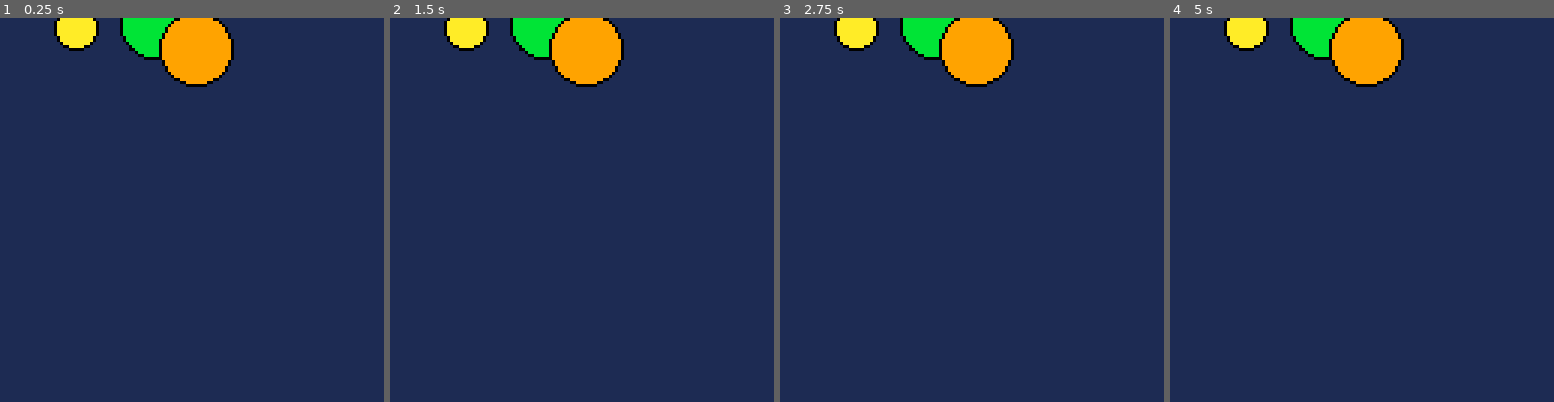
Above: before the commit, frames 1-4 (left to right).
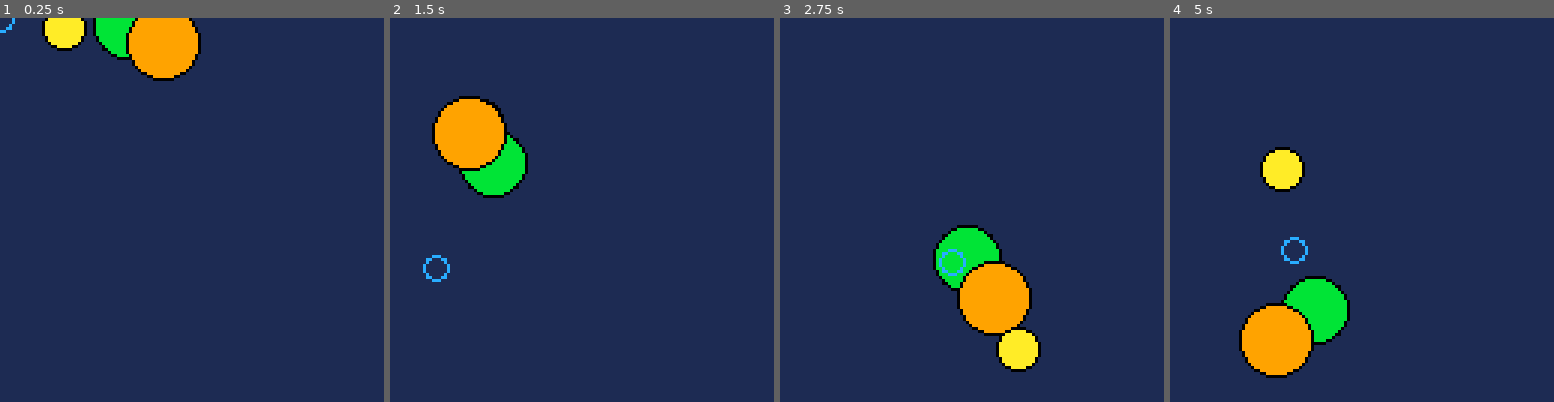
Above: after the commit, the same moments.

Repository: hiddenwaffle/pico8-sandbox
Game: PICO-8 cartridge nature-of-code/2-forces/2-6-gravitational-attraction.p8
Two runs of this game, one before a commit and one after it. Both use one fixed random seed, a clock stepped at 60 frames per second and the inputs below.
Inputs (mouse positions are in pixels of both pictures, inside the frame that each line leads up to):
- Up to frame 1 (0.25 s): no input
- Up to frame 2 (1.5 s): click (670, 121) at 0.67 s; click (436, 267) at 1.22 s
- Up to frame 3 (2.75 s): click (887, 114) at 1.77 s; click (952, 259) at 2.32 s
- Up to frame 4 (5 s): click (1404, 106) at 2.87 s; click (1465, 256) at 3.42 s; click (1231, 102) at 3.97 s; click (1292, 248) at 4.52 s

The runs differ from the first frame. In frame 1, 4.6% of the frame differs, in the area x 0-61%, y 0-18%; in frame 2, 9.5%; in frame 3, 11%; in frame 4, 11%, in the area x 14-61%, y 0-94%.

Commit message:
Add alternative angular source

Diff:
--- a/nature-of-code/2-forces/2-6-gravitational-attraction.p8
+++ b/nature-of-code/2-forces/2-6-gravitational-attraction.p8
@@ -16,12 +16,12 @@
 function _update60()
   mouse_x = stat(32)
   mouse_y = stat(33)
+  a:hover(mouse_x, mouse_y)
   for m in all(movers) do
     local force = a:attract(m)
-    -- m:apply_force(force)
-    -- m:update()
+    m:apply_force(force)
+    m:update()
     a:drag()
-    a:hover(mouse_x, mouse_y)
   end
 end
 
@@ -31,17 +31,34 @@
     a:display()
     m:display()
   end
+  circ(mouse_x, mouse_y, 4, 12)
 end
 
 -->8
 
 function make_attractor()
   return {
+    location = make_pvector(64, 64),
+    mass = 0.5, -- 20,
+    g = 0.02, --1,
+    drag_offset = make_pvector(0, 0),
     attract = function (self, m)
+      -- direction of the force
+      local force = pvector_sub(self.location, m.location)
+      local d_sq = force:mag_sq()
+      d_sq = mid(25, 625, d_sq) -- <-- possible to not need this?
+      force:normalize()
+      -- magnitude of the force
+      local strength = (self.g * self.mass * m.mass) / d_sq
+      -- put magnitude and direction together
+      force:mult(strength)
+      return force
     end,
     drag = function (self)
     end,
     hover = function (self, x, y)
+      self.location.x = x
+      self.location.y = y
     end,
     display = function (self)
     end
@@ -98,6 +115,10 @@
   return make_pvector(v.x / n, v.y / n)
 end
 
+function pvector_sub(a, b)
+  return make_pvector(a.x - b.x, a.y - b.y)
+end
+
 function make_pvector(x, y)
   return {
     x = x,
--- /dev/null
+++ b/nature-of-code/3-oscillation/3-1-anglular-motion-1.p8
@@ -0,0 +1,106 @@
+pico-8 cartridge // http://www.pico-8.com
+version 18
+__lua__
+
+-- this is very different from the video because
+-- p8 does not have a lot of the functions used
+
+function _init()
+  t = 0
+  camera(-64, -64)
+  local top_left      = make_pvector(-15, -12)
+  local top_right     = make_pvector( 15, -12)
+  local bottom_right  = make_pvector( 15,  12)
+  local bottom_left   = make_pvector(-15,  12)
+  poly = make_poly(top_left, top_right, bottom_right, bottom_left)
+end
+
+function _update60()
+  t += 0.01
+  if (t >= 1) t = 0
+  poly.rotation = t
+end
+
+function _draw()
+  cls(1)
+  poly:draw()
+end
+
+-->8
+
+function make_poly(v1, v2, v3, v4)
+  return {
+    vs = { v1, v2, v3, v4 },
+    rotation = 0,
+    draw = function (self) -- draw with rotation
+      for i = 1, #self.vs do
+        local current = self.vs[i]
+        local next
+        if i == 4 then
+          next = self.vs[1]
+        else
+          next = self.vs[i + 1]
+        end
+        local x1 = current.x * cos(self.rotation) - current.y * sin(self.rotation)
+        local y1 = current.x * sin(self.rotation) + current.y * cos(self.rotation)
+        local x2 = next.x * cos(self.rotation) - next.y * sin(self.rotation)
+        local y2 = next.x * sin(self.rotation) + next.y * cos(self.rotation)
+        line(x1, y1, x2, y2, 12)
+      end
+    end
+  }
+end
+
+-->8
+
+function pvector_div(v, n)
+  return make_pvector(v.x / n, v.y / n)
+end
+
+function pvector_sub(a, b)
+  return make_pvector(a.x - b.x, a.y - b.y)
+end
+
+function make_pvector(x, y)
+  return {
+    x = x,
+    y = y,
+    add = function (self, other)
+      self.x += other.x
+      self.y += other.y
+    end,
+    sub = function (self, other)
+      self.x -= other.x
+      self.y -= other.y
+    end,
+    mult = function (self, amt)
+      self.x *= amt
+      self.y *= amt
+    end,
+    mag = function (self)
+      return sqrt(self.mag_sq)
+    end,
+    mag_sq = function (self)
+      return self.x ^ 2 + self.y ^ 2
+    end,
+    normalize = function (self)
+      local m = self:mag()
+      if (m == 0) m = 0.01 -- bandaid
+      self.x /= m
+      self.y /= m
+    end,
+    set_mag = function (self, amt)
+      self:normalize()
+      self:mult(amt)
+    end,
+    limit = function (self, amt)
+      if (self:mag() > 5) then
+        self:normalize()
+        self:mult(5)
+      end
+    end,
+    get = function (self)
+      return make_pvector(self.x, self.y)
+    end
+  }
+end
--- /dev/null
+++ b/nature-of-code/3-oscillation/3-1-anglular-motion-2.p8
@@ -0,0 +1,106 @@
+pico-8 cartridge // http://www.pico-8.com
+version 18
+__lua__
+
+-- this is very different from the video because
+-- p8 does not have a lot of the functions used
+
+function _init()
+  t = 0
+  camera(-64, -64)
+  local top_left      = make_pvector(-15, -12)
+  local top_right     = make_pvector( 15, -12)
+  local bottom_right  = make_pvector( 15,  12)
+  local bottom_left   = make_pvector(-15,  12)
+  poly = make_poly(top_left, top_right, bottom_right, bottom_left)
+end
+
+function _update60()
+  t += 0.01
+  if (t >= 1) t = 0
+  poly.rotation = t
+end
+
+function _draw()
+  cls(1)
+  poly:draw()
+end
+
+-->8
+
+function make_poly(v1, v2, v3, v4)
+  return {
+    vs = { v1, v2, v3, v4 },
+    rotation = 0,
+    draw = function (self) -- draw with rotation
+      for i = 1, #self.vs do
+        local current = self.vs[i]
+        local next
+        if i == 4 then
+          next = self.vs[1]
+        else
+          next = self.vs[i + 1]
+        end
+        local x1 = current.x * cos(self.rotation) - current.y * sin(self.rotation)
+        local y1 = current.x * sin(self.rotation) + current.y * cos(self.rotation)
+        local x2 = next.x * cos(self.rotation) - next.y * sin(self.rotation)
+        local y2 = next.x * sin(self.rotation) + next.y * cos(self.rotation)
+        line(x1, y1, x2, y2, 12)
+      end
+    end
+  }
+end
+
+-->8
+
+function pvector_div(v, n)
+  return make_pvector(v.x / n, v.y / n)
+end
+
+function pvector_sub(a, b)
+  return make_pvector(a.x - b.x, a.y - b.y)
+end
+
+function make_pvector(x, y)
+  return {
+    x = x,
+    y = y,
+    add = function (self, other)
+      self.x += other.x
+      self.y += other.y
+    end,
+    sub = function (self, other)
+      self.x -= other.x
+      self.y -= other.y
+    end,
+    mult = function (self, amt)
+      self.x *= amt
+      self.y *= amt
+    end,
+    mag = function (self)
+      return sqrt(self.mag_sq)
+    end,
+    mag_sq = function (self)
+      return self.x ^ 2 + self.y ^ 2
+    end,
+    normalize = function (self)
+      local m = self:mag()
+      if (m == 0) m = 0.01 -- bandaid
+      self.x /= m
+      self.y /= m
+    end,
+    set_mag = function (self, amt)
+      self:normalize()
+      self:mult(amt)
+    end,
+    limit = function (self, amt)
+      if (self:mag() > 5) then
+        self:normalize()
+        self:mult(5)
+      end
+    end,
+    get = function (self)
+      return make_pvector(self.x, self.y)
+    end
+  }
+end
